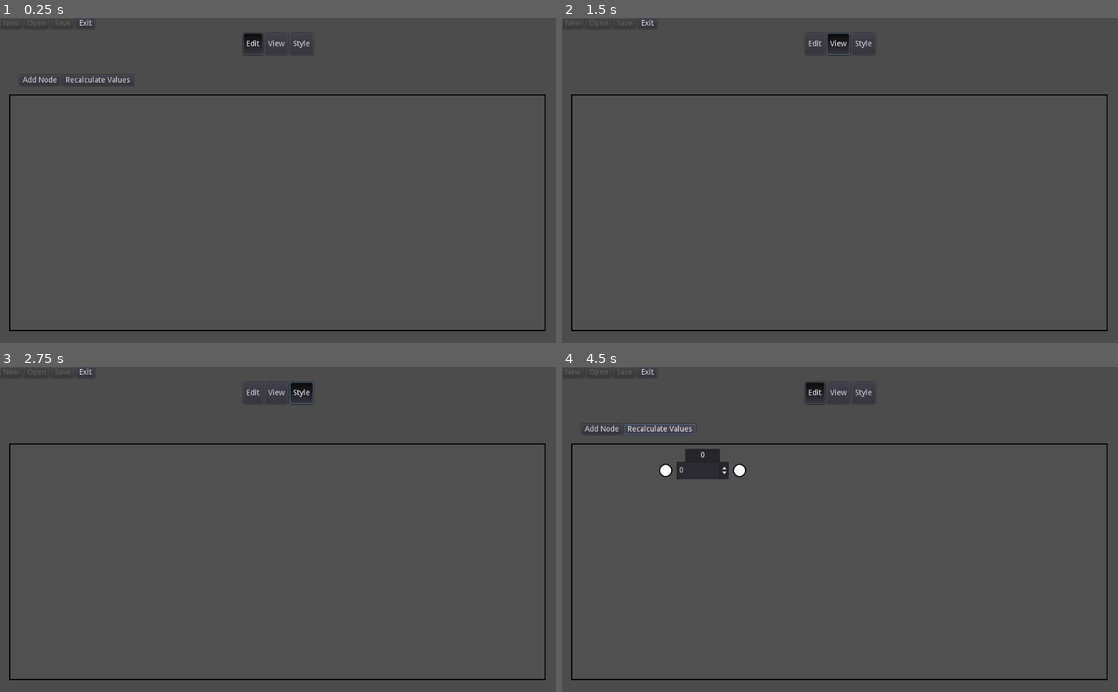
Above: before the commit, frames 1-4 (two rows, left to right).
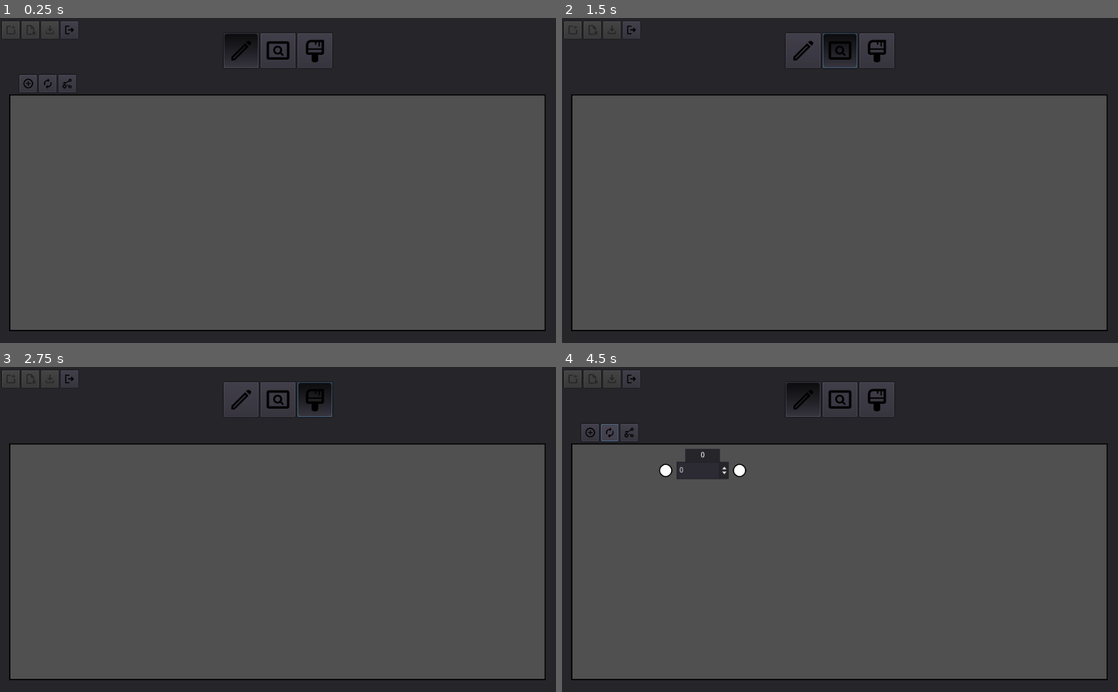
Above: after the commit, the same moments.

Repository: IMP1/flowsheet-old
Game: Godot game, scene res://scenes/Main.tscn
The game is run twice, just before and just after one commit, with the same random seed, the same clock (stepped at 60 frames per second) and the same inputs.
Inputs (mouse positions are in pixels of both pictures, inside the frame that each line leads up to; where the layout moved, square brackets give the same spot in the first picture):
- Up to frame 1 (0.25 s): no input
- Up to frame 2 (1.5 s): click (801, 50) [812, 44] at 0.5 s; click (840, 50) [840, 44] at 1.25 s
- Up to frame 3 (2.75 s): click (316, 399) [300, 393] at 2 s
- Up to frame 4 (4.5 s): click (801, 399) [812, 393] at 2.75 s; click (589, 432) [600, 428] at 3.5 s; click (612, 432) [662, 428] at 4.25 s

The runs differ from the first frame. In frame 1, 27% of the frame differs, in the area x 0-100%, y 0-100%; in frame 2, 28%; in frame 3, 28%; in frame 4, 27%.

Commit message:
Add icons to buttons

Diff:
--- a/project/project.godot
+++ b/project/project.godot
@@ -58,6 +58,7 @@
 
 config/name="Flowsheet"
 run/main_scene="res://scenes/Main.tscn"
+boot_splash/image="res://assets/colourweaver.png"
 config/icon="res://icon.png"
 
 [gui]
--- a/project/scenes/Main.gd
+++ b/project/scenes/Main.gd
@@ -7,6 +7,7 @@
 
 
 func _ready() -> void:
+	OS.window_maximized = true
 	project.flowsheet = FlowSheet.new()
 	project.refresh()
 
--- a/project/scenes/Main.tscn
+++ b/project/scenes/Main.tscn
@@ -1,8 +1,18 @@
-[gd_scene load_steps=6 format=2]
+[gd_scene load_steps=16 format=2]
 
 [ext_resource path="res://styles/edit_mode.tres" type="Theme" id=1]
 [ext_resource path="res://scenes/Main.gd" type="Script" id=2]
 [ext_resource path="res://scenes/Project.gd" type="Script" id=3]
+[ext_resource path="res://assets/icons/new_window_FILL0_wght700_GRAD-25_opsz48.png" type="Texture" id=4]
+[ext_resource path="res://assets/icons/file_open_FILL0_wght700_GRAD-25_opsz48.png" type="Texture" id=5]
+[ext_resource path="res://assets/icons/download_FILL0_wght700_GRAD-25_opsz48.png" type="Texture" id=6]
+[ext_resource path="res://assets/icons/logout_FILL0_wght700_GRAD-25_opsz48.png" type="Texture" id=7]
+[ext_resource path="res://assets/icons/add_circle_FILL0_wght700_GRAD-25_opsz48.png" type="Texture" id=8]
+[ext_resource path="res://assets/icons/autorenew_FILL0_wght700_GRAD-25_opsz48.png" type="Texture" id=9]
+[ext_resource path="res://assets/icons/share_off_FILL0_wght700_GRAD-25_opsz48.png" type="Texture" id=10]
+[ext_resource path="res://assets/icons/format_paint_FILL0_wght700_GRAD-25_opsz48.png" type="Texture" id=11]
+[ext_resource path="res://assets/icons/pageview_FILL0_wght700_GRAD-25_opsz48.png" type="Texture" id=12]
+[ext_resource path="res://assets/icons/edit_FILL0_wght700_GRAD-25_opsz48.png" type="Texture" id=13]
 
 [sub_resource type="ButtonGroup" id=1]
 
@@ -14,39 +24,57 @@
 border_width_bottom = 2
 border_color = Color( 0, 0, 0, 1 )
 
-[node name="Main" type="Control"]
+[node name="Main" type="Panel"]
 anchor_right = 1.0
 anchor_bottom = 1.0
 script = ExtResource( 2 )
 
 [node name="ProjectOptions" type="HBoxContainer" parent="."]
 anchor_right = 1.0
+margin_left = 4.0
+margin_top = 6.0
 
 [node name="New" type="Button" parent="ProjectOptions"]
-margin_right = 40.0
-margin_bottom = 20.0
+margin_right = 32.0
+margin_bottom = 32.0
+rect_min_size = Vector2( 32, 32 )
+hint_tooltip = "Create a New Project"
 disabled = true
-text = "New"
+icon = ExtResource( 4 )
+icon_align = 1
+expand_icon = true
 
 [node name="Open" type="Button" parent="ProjectOptions"]
-margin_left = 44.0
-margin_right = 91.0
-margin_bottom = 20.0
+margin_left = 36.0
+margin_right = 68.0
+margin_bottom = 32.0
+rect_min_size = Vector2( 32, 32 )
+hint_tooltip = "Open a Project"
 disabled = true
-text = "Open"
+icon = ExtResource( 5 )
+icon_align = 1
+expand_icon = true
 
 [node name="Save" type="Button" parent="ProjectOptions"]
-margin_left = 95.0
-margin_right = 136.0
-margin_bottom = 20.0
+margin_left = 72.0
+margin_right = 104.0
+margin_bottom = 32.0
+rect_min_size = Vector2( 32, 32 )
+hint_tooltip = "Save this Project"
 disabled = true
-text = "Save"
+icon = ExtResource( 6 )
+icon_align = 1
+expand_icon = true
 
 [node name="Exit" type="Button" parent="ProjectOptions"]
-margin_left = 140.0
-margin_right = 175.0
-margin_bottom = 20.0
-text = "Exit"
+margin_left = 108.0
+margin_right = 140.0
+margin_bottom = 32.0
+rect_min_size = Vector2( 32, 32 )
+hint_tooltip = "Exit Flowsheet"
+icon = ExtResource( 7 )
+icon_align = 1
+expand_icon = true
 
 [node name="Project" type="Control" parent="."]
 anchor_right = 1.0
@@ -64,28 +92,37 @@
 alignment = 1
 
 [node name="Edit" type="Button" parent="Project/ModeOptions"]
-margin_right = 36.0
-margin_bottom = 40.0
+margin_right = 64.0
+margin_bottom = 64.0
+rect_min_size = Vector2( 64, 64 )
+hint_tooltip = "Edit the flowsheet"
 toggle_mode = true
 pressed = true
 group = SubResource( 1 )
-text = "Edit"
+icon = ExtResource( 13 )
+icon_align = 1
 
 [node name="View" type="Button" parent="Project/ModeOptions"]
-margin_left = 40.0
-margin_right = 82.0
-margin_bottom = 40.0
+margin_left = 68.0
+margin_right = 132.0
+margin_bottom = 64.0
+rect_min_size = Vector2( 64, 64 )
+hint_tooltip = "View and test the flowsheet"
 toggle_mode = true
 group = SubResource( 1 )
-text = "View"
+icon = ExtResource( 12 )
+icon_align = 1
 
 [node name="Style" type="Button" parent="Project/ModeOptions"]
-margin_left = 86.0
-margin_right = 129.0
-margin_bottom = 40.0
+margin_left = 136.0
+margin_right = 200.0
+margin_bottom = 64.0
+rect_min_size = Vector2( 64, 64 )
+hint_tooltip = "Style the flowsheet"
 toggle_mode = true
 group = SubResource( 1 )
-text = "Style"
+icon = ExtResource( 11 )
+icon_align = 1
 
 [node name="Container" type="ScrollContainer" parent="Project"]
 anchor_right = 1.0
@@ -131,15 +168,33 @@
 margin_bottom = -474.0
 
 [node name="AddNode" type="Button" parent="Project/EditActions"]
-margin_right = 75.0
-margin_bottom = 20.0
-text = "Add Node"
+margin_right = 32.0
+margin_bottom = 32.0
+rect_min_size = Vector2( 32, 2 )
+hint_tooltip = "Add a new node"
+icon = ExtResource( 8 )
+icon_align = 1
+expand_icon = true
 
 [node name="Recalculate" type="Button" parent="Project/EditActions"]
-margin_left = 79.0
-margin_right = 210.0
-margin_bottom = 20.0
-text = "Recalculate Values"
+margin_left = 36.0
+margin_right = 68.0
+margin_bottom = 32.0
+rect_min_size = Vector2( 32, 32 )
+hint_tooltip = "Recalculate node values"
+icon = ExtResource( 9 )
+icon_align = 1
+expand_icon = true
+
+[node name="Button" type="Button" parent="Project/EditActions"]
+margin_left = 72.0
+margin_right = 104.0
+margin_bottom = 32.0
+rect_min_size = Vector2( 32, 32 )
+hint_tooltip = "Toggle link visibility"
+icon = ExtResource( 10 )
+icon_align = 1
+expand_icon = true
 
 [node name="UndoStack" type="Node" parent="Project"]
 
--- a/project/scenes/Project.gd
+++ b/project/scenes/Project.gd
@@ -126,7 +126,7 @@
 	link.connect("formula_changed", self, "_propogate", [target_node])
 
 	_graph.connect_nodes(source_node.node.id, target_node.node.id)
-	target_node.set_input_node(false)
+#	target_node.set_input_node(false)
 
 
 func _delete_link(link: Control) -> void:
Binary file added: project/assets/colourweaver.png
Not shown, added: project/assets/colourweaver.png.import
Binary file added: project/assets/icons/add_FILL0_wght700_GRAD-25_opsz48.png
Not shown, added: project/assets/icons/add_FILL0_wght700_GRAD-25_opsz48.png.import
Binary file added: project/assets/icons/add_circle_FILL0_wght700_GRAD-25_opsz48.png
Not shown, added: project/assets/icons/add_circle_FILL0_wght700_GRAD-25_opsz48.png.import
Binary file added: project/assets/icons/autorenew_FILL0_wght700_GRAD-25_opsz48.png
Not shown, added: project/assets/icons/autorenew_FILL0_wght700_GRAD-25_opsz48.png.import
Binary file added: project/assets/icons/download_FILL0_wght700_GRAD-25_opsz48.png
Not shown, added: project/assets/icons/download_FILL0_wght700_GRAD-25_opsz48.png.import
Binary file added: project/assets/icons/edit_FILL0_wght700_GRAD-25_opsz48.png
Not shown, added: project/assets/icons/edit_FILL0_wght700_GRAD-25_opsz48.png.import
(and 15 more such lines)
